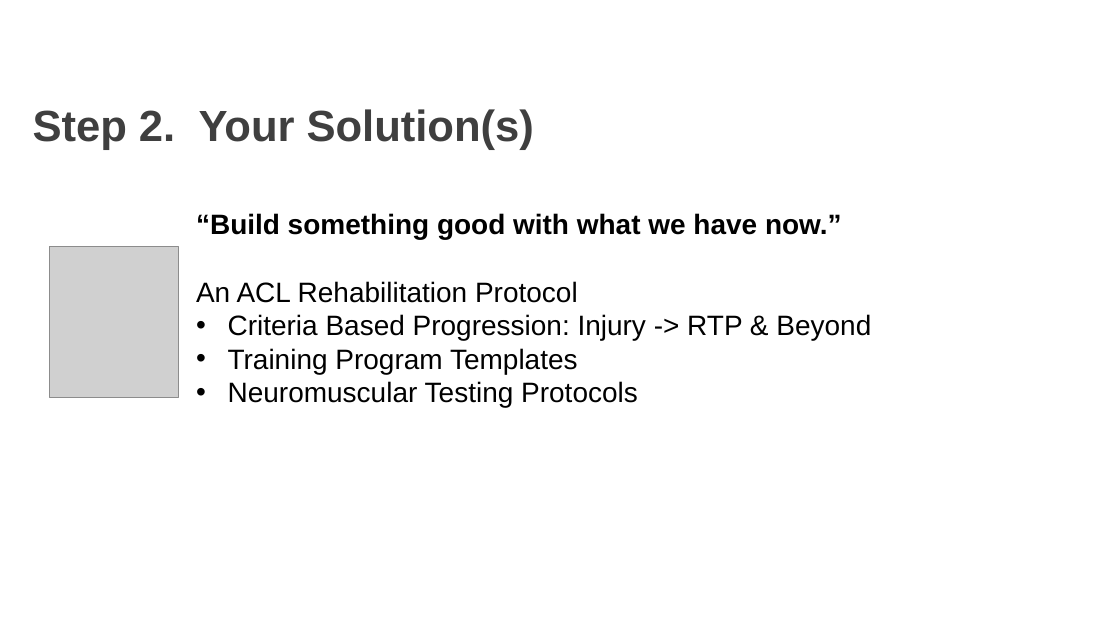
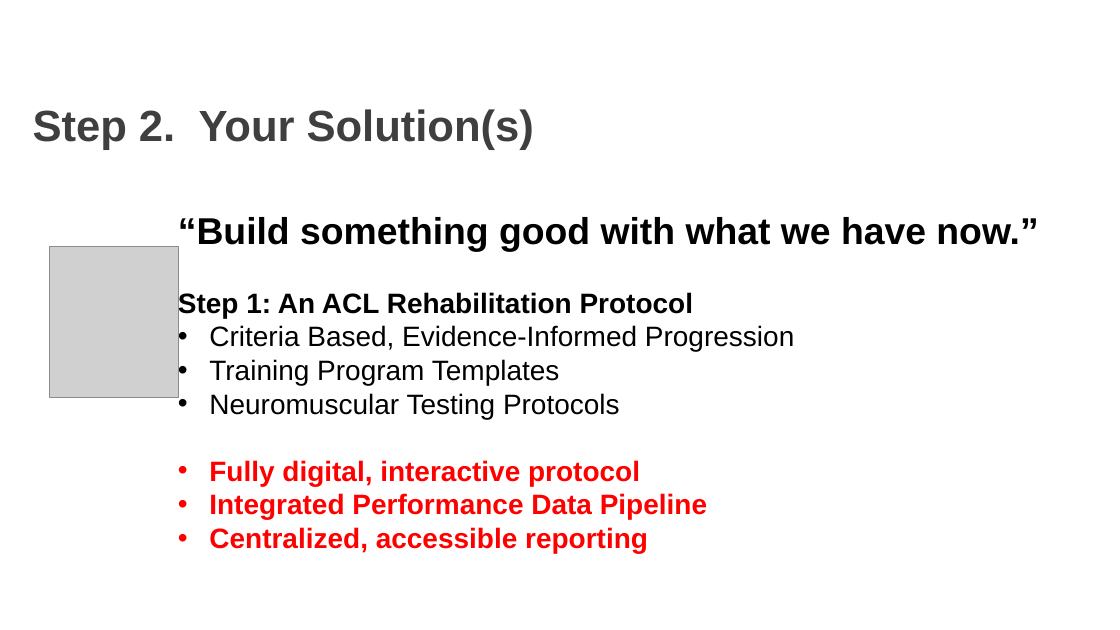
Before and after one commit to AKates717/CSI-Pacific-RTP, a slide deck: slide 3 of RTP Resources/RTP_Project_Pitch.pptx. Drawn at 1120x630 pixels with LibreOffice and Linux fonts; fonts in the diff are those of the drawing; grey boxes stand for pictures; background and template pictures are left out. Boxes give left, top, right and bottom in pixels: in the first picture for what was removed or moved away, otherwise in the second. Text is boxed around its words. In the diff, an @@ line names an element or a change of style, - is before the commit and + after.

```diff
--- a/RTP Resources/RTP_Project_Pitch.pptx
+++ b/RTP Resources/RTP_Project_Pitch.pptx
@@ text "“Build something good with what ...": place and size @@
-text "“Build something good with what ..." at [196,213,871,408]
+text "“Build something good with what ..." at [178,217,1038,553]
@@ text at [178,217,1038,252]: size 24 to 32 pt in "“Build something good with what we have ..." @@
@@ text at [178,291,794,352]: text changed @@
-An ACL Rehabilitation Protocol
-• Criteria Based Progression: Injury -> RTP & Beyond
+Step 1: An ACL Rehabilitation Protocol
+• Criteria Based, Evidence-Informed Progression
@@ text at [209,460,707,553]: paragraphs added @@
+• Fully digital, interactive protocol
+• Integrated Performance Data Pipeline
+• Centralized, accessible reporting
```
Also in this commit, not shown: 7 other slides changed, 2 slides added, 1 slide removed, 49 other files.
